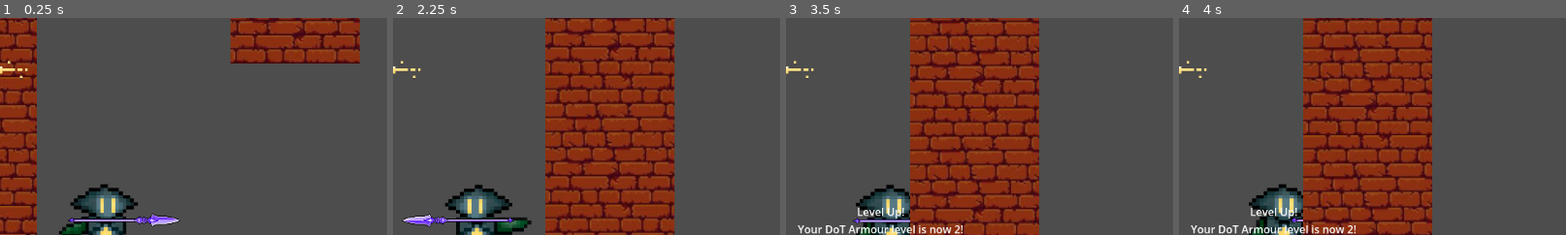
Above: before the commit, frames 1-4 (left to right).
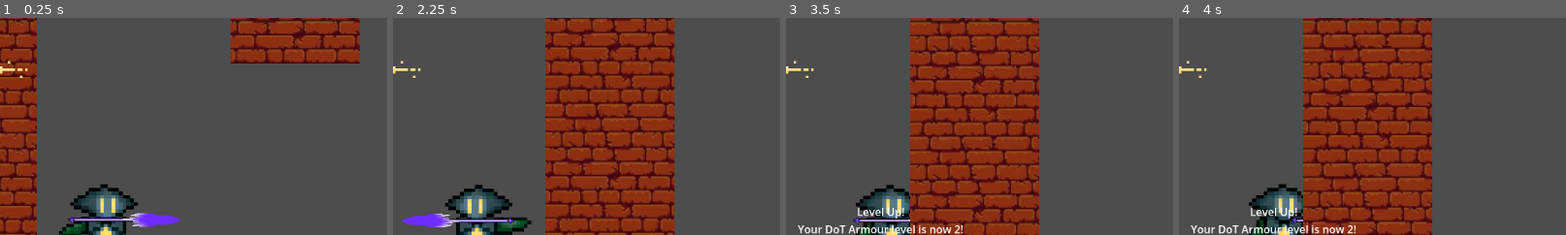
Above: after the commit, the same moments.

Repository: CommanderTuna999/Ocean-Game
Game: Godot game, scene res://Scenes/Game.tscn
Two runs of this game, one before a commit and one after it. Both use one fixed random seed, a clock stepped at 60 frames per second and the inputs below. The engine's default icon, where the game draws it, is replaced by a stand-in: a white triangle on a blue panel in a dark square.
Inputs (mouse positions are % of the whole screen's width and height, from its top left):
- Up to frame 1 (0.25 s): no input
- Up to frame 2 (2.25 s): move the mouse to (72, 45) at 0.52 s; hold D (Right) 0.53-2.03 s; tap Q (Dash) at 0.6 s; tap W (Up) at 0.77, 1.52 s; move the mouse to (30, 55) at 1.27 s; tap Space (Harpoon) at 1.35 s; move the mouse to (60, 28) at 2.02 s; hold A (Left) from 2.03 s (still down); hold Shift (Shift) from 2.03 s (still down)
- Up to frame 3 (3.5 s): move the mouse to (45, 70) at 2.77 s; release A (Left) at 2.78 s; release Shift (Shift) at 2.78 s; hold D (Right) from 2.78 s (still down); tap N (armour_level_test) at 2.85 s; tap W (Up) at 3.02 s
- Up to frame 4 (4 s): keep holding D (Right); move the mouse to (80, 65) at 3.52 s; click (80, 65) at 3.6 s; tap W (Up) at 3.77 s
The pictures show only the part of the screen within x 38-88%, y 4-53%; the shares and areas given below are measured in that part.

The runs differ from the first frame. In frame 1, 0.9% of the frame differs, in the area x 17-47%, y 89-97%; in frame 2, 0.8%; in frame 3, 0.2%; in frame 4, less than 0.1%.

Commit message:
Update spear.tscn

Diff:
--- a/main game---ocean-thing/Scenes/spear.tscn
+++ b/main game---ocean-thing/Scenes/spear.tscn
@@ -4,21 +4,9 @@
 [ext_resource type="Texture2D" uid="uid://b5yjblxcdda77" path="res://Assets/spear thrust spritesheet.png" id="2_i4w2o"]
 [ext_resource type="Script" uid="uid://cwkj4oue3o6jv" path="res://Scripts/Hitbox.gd" id="2_y4joh"]
 
-[sub_resource type="AtlasTexture" id="AtlasTexture_t4qxn"]
-atlas = ExtResource("2_i4w2o")
-region = Rect2(1845, 0, 615, 99)
-
 [sub_resource type="AtlasTexture" id="AtlasTexture_1qmmw"]
 atlas = ExtResource("2_i4w2o")
 region = Rect2(615, 99, 615, 99)
-
-[sub_resource type="AtlasTexture" id="AtlasTexture_elm5i"]
-atlas = ExtResource("2_i4w2o")
-region = Rect2(0, 99, 615, 99)
-
-[sub_resource type="AtlasTexture" id="AtlasTexture_kyp3s"]
-atlas = ExtResource("2_i4w2o")
-region = Rect2(1230, 0, 615, 99)
 
 [sub_resource type="AtlasTexture" id="AtlasTexture_aw4tk"]
 atlas = ExtResource("2_i4w2o")
@@ -28,7 +16,15 @@
 atlas = ExtResource("2_i4w2o")
 region = Rect2(0, 0, 615, 99)
 
-[sub_resource type="AtlasTexture" id="AtlasTexture_i4w2o"]
+[sub_resource type="AtlasTexture" id="AtlasTexture_kyp3s"]
+atlas = ExtResource("2_i4w2o")
+region = Rect2(1230, 0, 615, 99)
+
+[sub_resource type="AtlasTexture" id="AtlasTexture_elm5i"]
+atlas = ExtResource("2_i4w2o")
+region = Rect2(0, 99, 615, 99)
+
+[sub_resource type="AtlasTexture" id="AtlasTexture_t4qxn"]
 atlas = ExtResource("2_i4w2o")
 region = Rect2(1845, 0, 615, 99)
 
@@ -36,16 +32,7 @@
 animations = [{
 "frames": [{
 "duration": 1.0,
-"texture": SubResource("AtlasTexture_t4qxn")
-}, {
-"duration": 1.0,
 "texture": SubResource("AtlasTexture_1qmmw")
-}, {
-"duration": 1.0,
-"texture": SubResource("AtlasTexture_elm5i")
-}, {
-"duration": 1.0,
-"texture": SubResource("AtlasTexture_kyp3s")
 }, {
 "duration": 1.0,
 "texture": SubResource("AtlasTexture_aw4tk")
@@ -54,11 +41,17 @@
 "texture": SubResource("AtlasTexture_7i3wf")
 }, {
 "duration": 1.0,
-"texture": SubResource("AtlasTexture_i4w2o")
+"texture": SubResource("AtlasTexture_kyp3s")
+}, {
+"duration": 1.0,
+"texture": SubResource("AtlasTexture_elm5i")
+}, {
+"duration": 1.0,
+"texture": SubResource("AtlasTexture_t4qxn")
 }],
 "loop": false,
 "name": &"thrust",
-"speed": 15.0
+"speed": 35.0
 }]
 
 [sub_resource type="RectangleShape2D" id="RectangleShape2D_y4joh"]
@@ -73,7 +66,7 @@
 scale = Vector2(0.05, 0.05)
 sprite_frames = SubResource("SpriteFrames_vrs0w")
 animation = &"thrust"
-frame = 6
+frame = 4
 frame_progress = 1.0
 
 [node name="TemplateHitbox" type="Area2D" parent="AttackPivot" unique_id=1861446660]
